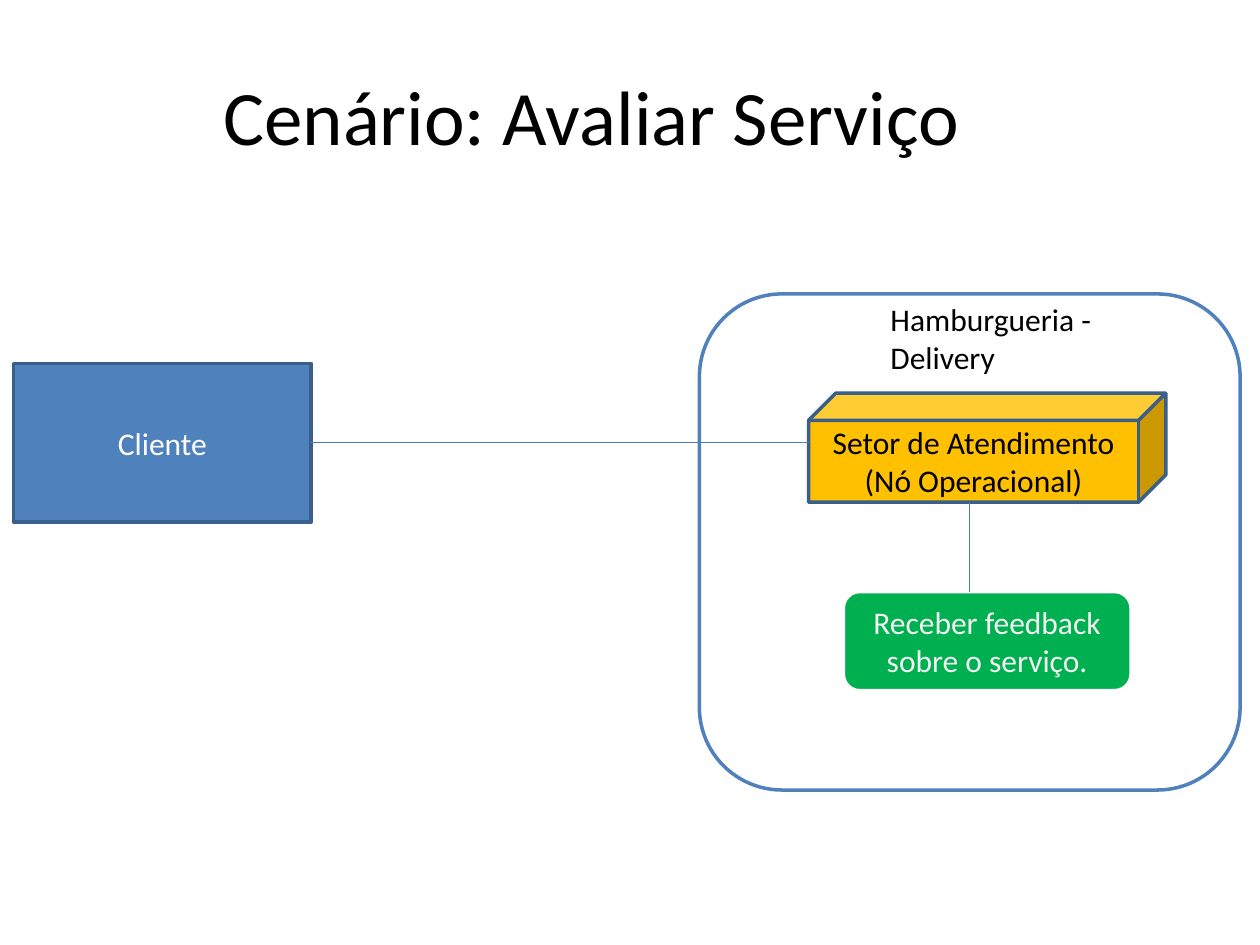
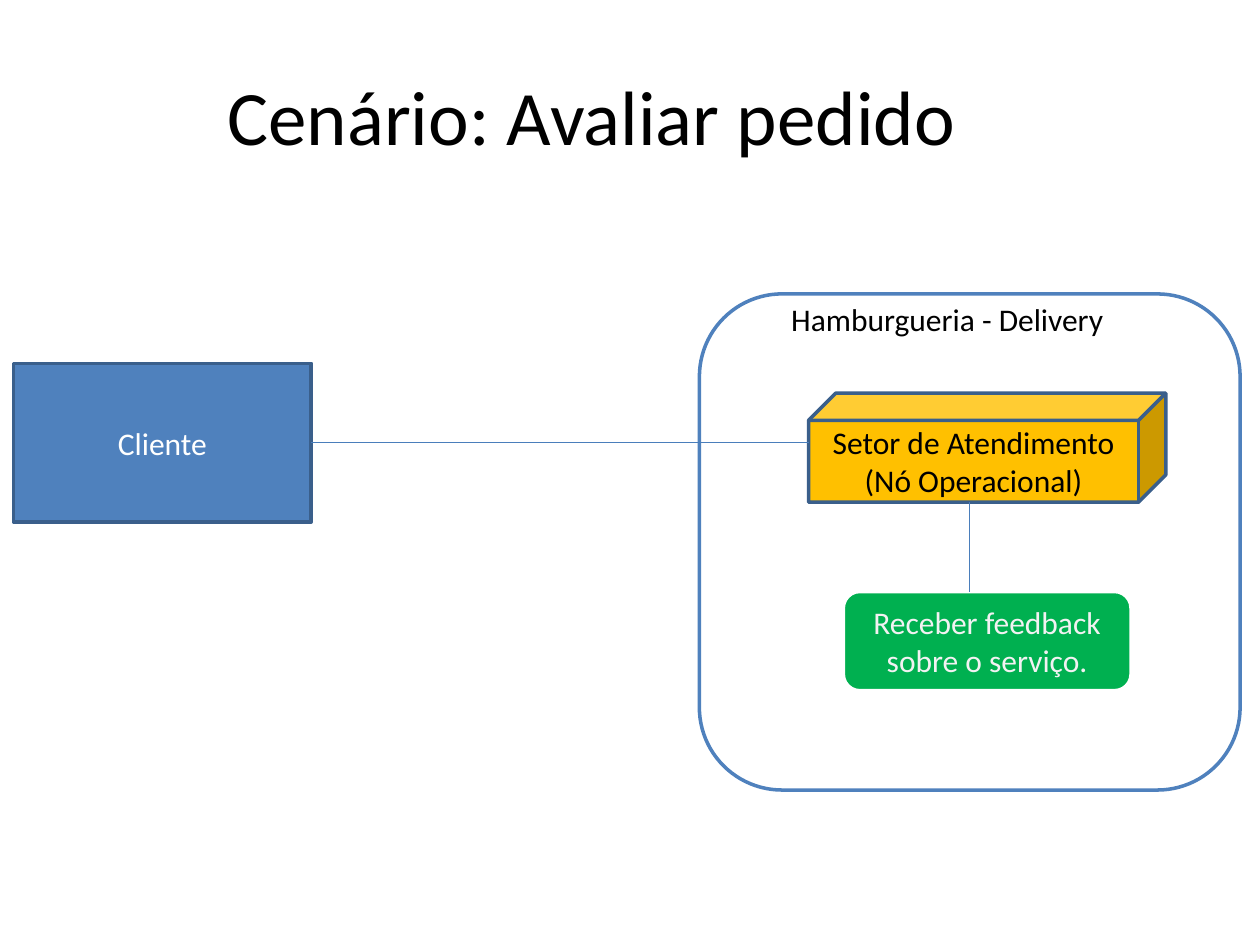
Before and after one commit to JazziJazz/ope-sistemas, a slide deck: slide 7 of 15. Arquitetura de Negócio para cada Cenário.pptx. Drawn at 1260x945 pixels with LibreOffice and Linux fonts; fonts in the diff are those of the drawing. Boxes give left, top, right and bottom in pixels: in the first picture for what was removed or moved away, otherwise in the second. Text is boxed around its words. In the diff, an @@ line names an element or a change of style, - is before the commit and + after.

```diff
--- a/15. Arquitetura de Negócio para cada Cenário.pptx
+++ b/15. Arquitetura de Negócio para cada Cenário.pptx
@@ title at box(227, 91, 955, 158): text changed @@
-Cenário: Avaliar Serviço
+Cenário: Avaliar pedido
@@ text "Hamburgueria - Delivery" rewrapped from box(890, 309, 1074, 374) to box(791, 309, 1103, 337) @@
```
Also in this commit, not shown: 5 other slides changed.
